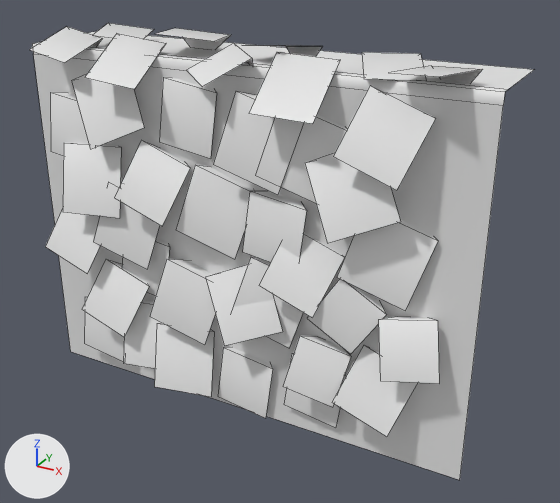
Renders of the FBX model Assets/Environment/Foliage01/Meshes/IvyWallMesh01.fbx from each side of a commit.
Both versions are drawn from a camera (50 mm lens) standing at (3.1, -4.9, 1.03) and looking at (0.24, 0.31, -1.57). The lights are fixed; the arrows at lower left show +X, +Y and +Z. Mesh edges are drawn as thin lines. Materials are left out; every surface is plain grey.

Names of what the first picture shows: 'IvyWall01'.
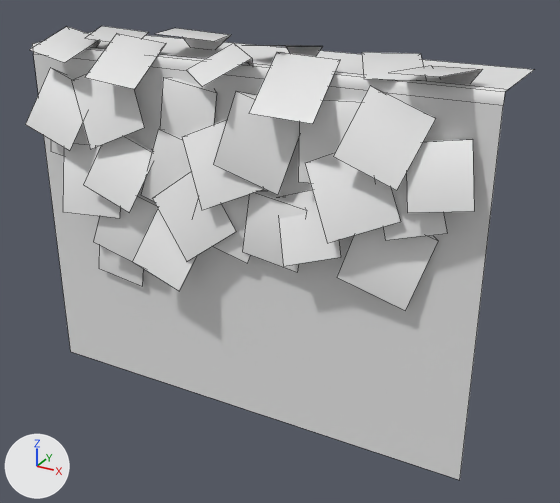
The newer file is also turned or shifted as a whole; pictures and numbers use the older file's frame.

What differs and where, as boxes (x1, y1, x2, y2) in the pictures (560 x 503 px; the box of a moved part takes in the faces that stretch with it):
```json
{"object": "IvyWall01", "change": "reshaped", "before": [29, 23, 534, 480], "after": [26, 26, 534, 480]}
{"part": 1, "of": "me_mesh", "change": "moved or reshaped", "before": [93, 23, 154, 39], "after": [85, 26, 149, 42]}
{"part": 2, "of": "me_mesh", "change": "moved or reshaped", "before": [45, 209, 100, 273], "after": [26, 67, 83, 151]}
{"part": 3, "of": "me_mesh", "change": "moved or reshaped", "before": [122, 239, 170, 295], "after": [99, 245, 143, 286]}
{"part": 4, "of": "me_mesh", "change": "moved or reshaped", "before": [115, 140, 190, 226], "after": [132, 209, 196, 291]}
{"part": 5, "of": "me_mesh", "change": "moved or reshaped", "before": [176, 165, 254, 259], "after": [153, 172, 236, 261]}
{"part": 6, "of": "me_mesh", "change": "moved or reshaped", "before": [150, 259, 215, 345], "after": [141, 129, 191, 201]}
{"part": 7, "of": "me_mesh", "change": "moved or reshaped", "before": [82, 259, 149, 337], "after": [83, 135, 152, 212]}
{"part": 8, "of": "me_mesh", "change": "moved or reshaped", "before": [281, 115, 347, 203], "after": [298, 99, 362, 183]}
{"part": 9, "of": "me_mesh", "change": "moved or reshaped", "before": [307, 279, 387, 354], "after": [383, 175, 447, 240]}
{"part": 10, "of": "me_mesh", "change": "moved or reshaped", "before": [259, 233, 345, 318], "after": [279, 190, 341, 266]}
{"part": 11, "of": "me_mesh", "change": "moved or reshaped", "before": [234, 257, 303, 348], "after": [213, 194, 250, 263]}
{"part": 12, "of": "me_mesh", "change": "moved or reshaped", "before": [205, 264, 283, 346], "after": [182, 119, 263, 210]}
{"part": 13, "of": "me_mesh", "change": "moved or reshaped", "before": [378, 316, 439, 384], "after": [406, 139, 474, 213]}
{"part": 14, "of": "me_mesh", "change": "deleted", "before": [84, 296, 418, 437]}
```

The change, as JSON lines over the scene's bpy script:
```json
{"block": "me_mesh", "where": "# used by ob_ivywall01; location = (0.0, 0.0, 0.0)"}
{"op": "remove", "block": "me_mesh", "code": "me_mesh.from_pydata(...)  # 238 vertices, 80 faces; spans x -2.0..2.0, y -0.34..0.85, z -3.03..0.18"}
{"op": "add", "block": "me_mesh", "code": "me_mesh.from_pydata(...)  # 196 vertices, 66 faces; spans x -2.0..2.0, y -0.34..0.85, z -3.03..0.18"}
{"block": "me_mesh", "change": "me_mesh part 1: the loose piece of 6 vertices spanning x -1.58..-1.05, y 0.11..0.67, z -0.02..0.14 is moved by (0.07, -0.17, 0.0)"}
{"block": "me_mesh", "change": "me_mesh part 2: the loose piece of 6 vertices spanning x -1.85..-1.22, y -0.29..0.05, z -1.9..-1.28 is moved by (-0.04, 0.0, 1.12)"}
{"block": "me_mesh", "change": "me_mesh part 3: the loose piece of 6 vertices spanning x -1.2..-0.64, y -0.04..0.11, z -2.1..-1.51 is moved by (-0.26, 0.0, 0.07)"}
{"block": "me_mesh", "change": "me_mesh part 4: the loose piece of 6 vertices spanning x -0.98..-0.36, y -0.29..0.05, z -1.29..-0.66 is moved by (0.13, 0.0, -0.55)"}
{"block": "me_mesh", "change": "me_mesh part 5: the loose piece of 6 vertices spanning x -0.48..0.22, y -0.15..0.12, z -1.53..-0.79 is turned -55 degrees about the y axis through its middle, then moved by (-0.17, -0.05, -0.03)"}
{"block": "me_mesh", "change": "me_mesh part 6: the loose piece of 6 vertices spanning x -0.78..-0.07, y -0.2..0.07, z -2.38..-1.64 is moved by (-0.04, 0.05, 1.09)"}
{"block": "me_mesh", "change": "me_mesh part 7: the loose piece of 6 vertices spanning x -1.49..-0.86, y -0.29..0.05, z -2.45..-1.82 is moved by (0.18, 0.0, 1.22)"}
{"block": "me_mesh", "change": "me_mesh part 8: the loose piece of 6 vertices spanning x 0.28..0.98, y -0.15..0.12, z -0.94..-0.21 is turned -20 degrees about the y axis through its middle, then moved by (0.27, 0.0, 0.11)"}
{"block": "me_mesh", "change": "me_mesh part 9: the loose piece of 6 vertices spanning x 0.74..1.35, y -0.17..0.04, z -2.08..-1.46 is turned -50 degrees about the y axis through its middle, then moved by (0.44, 0.0, 0.98)"}
{"block": "me_mesh", "change": "me_mesh part 10: the loose piece of 6 vertices spanning x 0.35..0.97, y -0.23..0.11, z -1.8..-1.17 is turned -40 degrees about the y axis through its middle, then moved by (0.05, 0.0, 0.38)"}
{"block": "me_mesh", "change": "me_mesh part 11: the loose piece of 6 vertices spanning x 0.01..0.72, y -0.15..0.12, z -2.21..-1.48 is moved by (-0.38, 0.0, 0.67)"}
{"block": "me_mesh", "change": "me_mesh part 12: the loose piece of 6 vertices spanning x -0.25..0.51, y -0.24..0.13, z -2.26..-1.52 is moved by (-0.17, 0.0, 1.17)"}
{"block": "me_mesh", "change": "me_mesh part 13: the loose piece of 6 vertices spanning x 1.31..1.81, y -0.24..0.04, z -2.16..-1.66 is moved by (0.12, 0.0, 1.35)"}
{"block": "me_mesh", "change": "me_mesh part 14: 7 loose pieces with 42 vertices, spanning x -1.7..1.62, y -0.24..0.13, z -3.01..-2.03, are deleted"}
```
